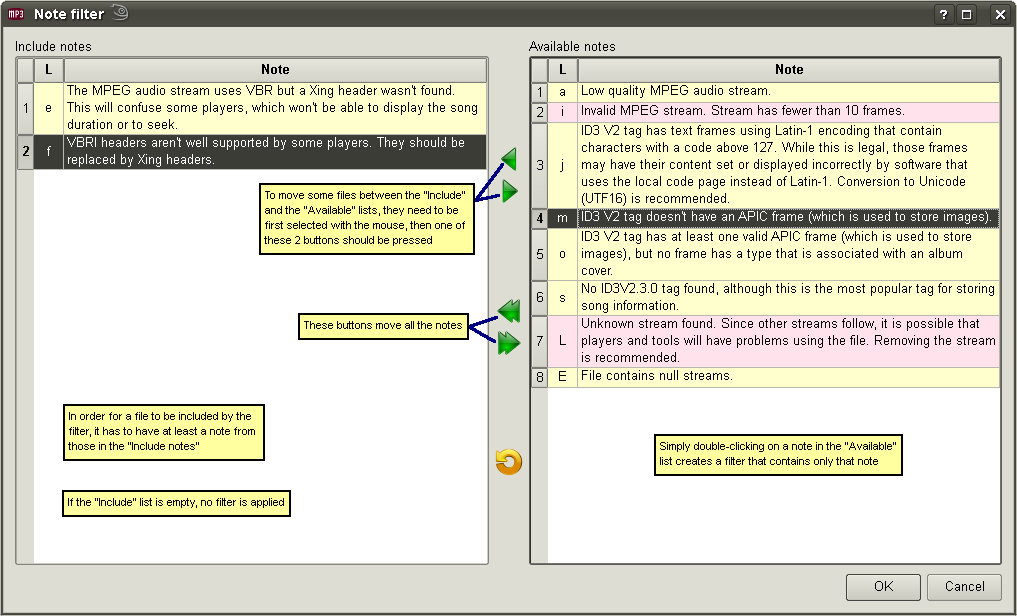
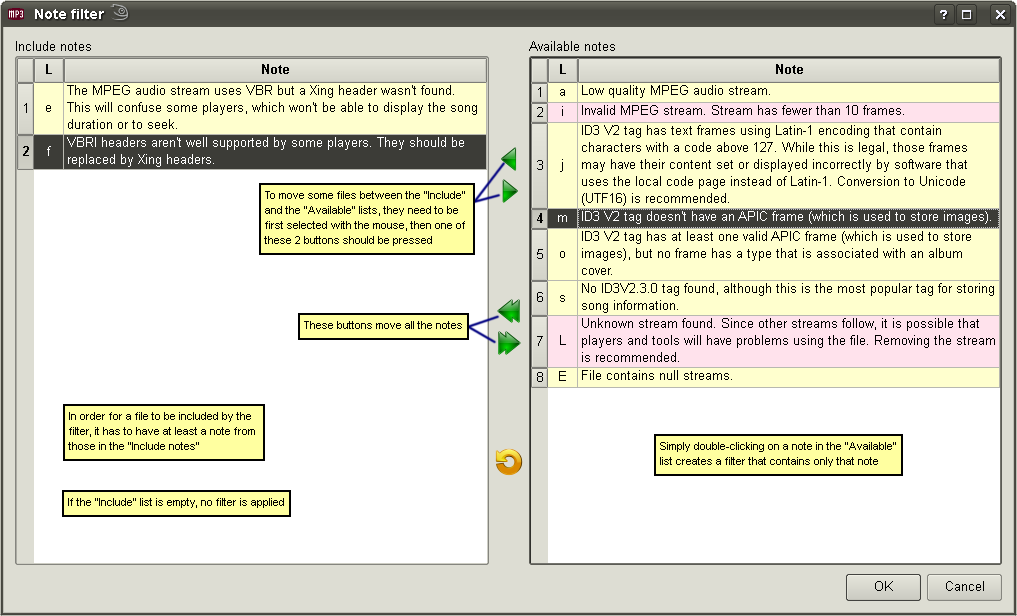
Layers edited between the first and the second (1017, 616) image:
added layer "Pasted Layer#3" above "New Layer" over left=469, top=161, right=506, bottom=344
hid "New Layer" over left=469, top=163, right=504, bottom=343
